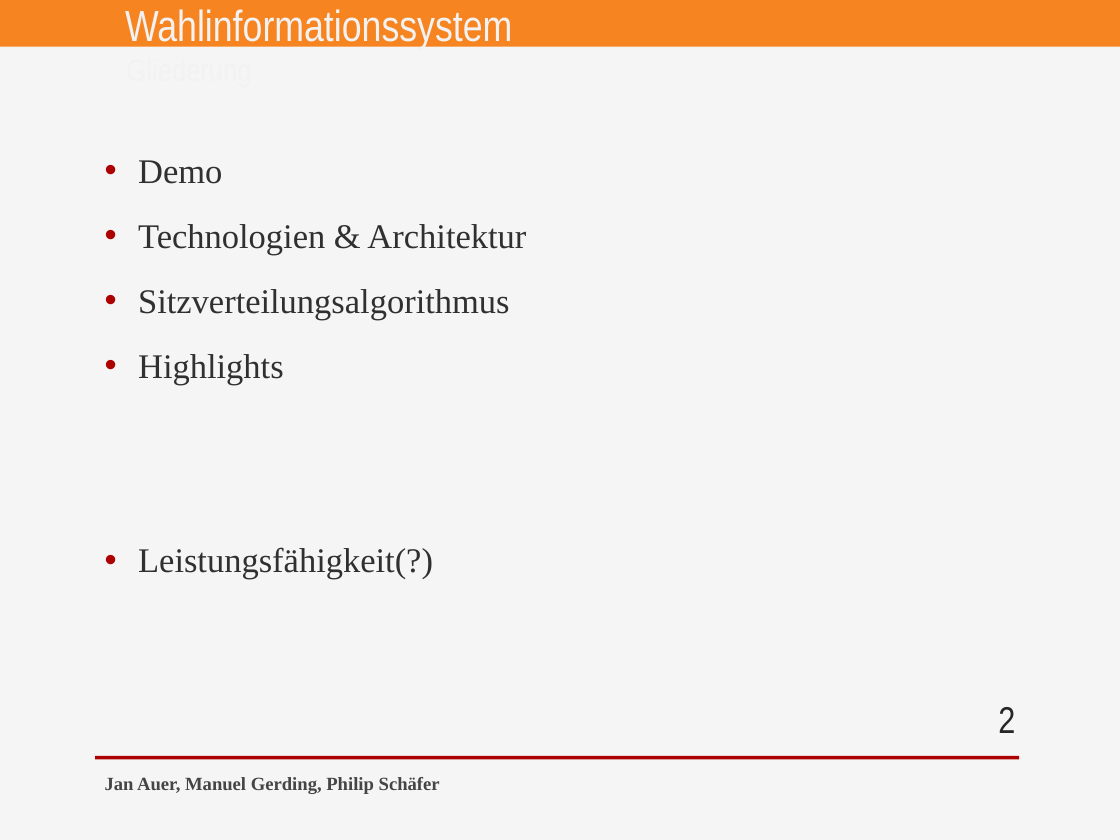
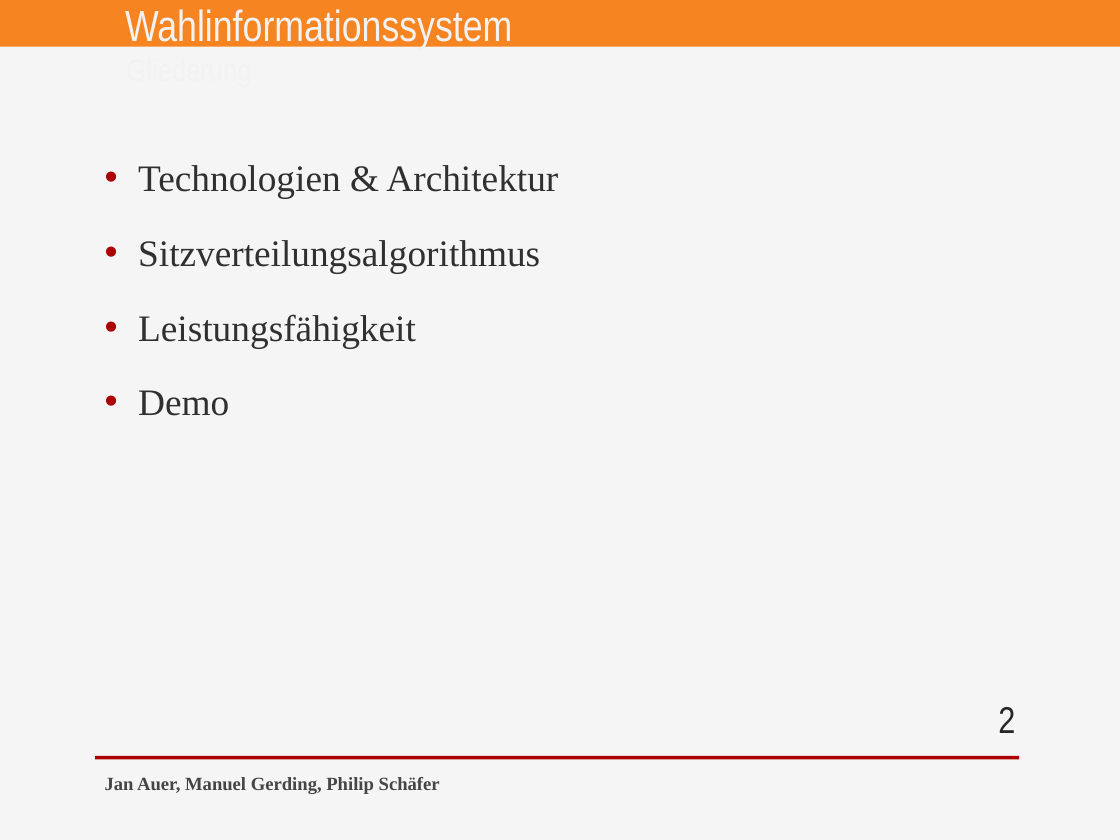
Before and after one commit to jan-auer/bundestag, a slide deck: slide 2 of docs/presentation.pptx. Drawn at 1120x840 pixels with LibreOffice and Linux fonts; fonts in the diff are those of the drawing; background and template pictures are left out. Boxes give left, top, right and bottom in pixels: in the first picture for what was removed or moved away, otherwise in the second. Text is boxed around its words. In the diff, an @@ line names an element or a change of style, - is before the commit and + after.

Commit message:
presentation

```diff
--- a/docs/presentation.pptx
+++ b/docs/presentation.pptx
@@ text at [138,160,222,184]: paragraph removed @@
-• Demo
@@ text at [138,165,558,273]: size 22.2 to 24 pt in "Technologien & Architektur", "Sitzverteilungsalgorithmus"; line spacing 1.4 to 1.5 @@
@@ text at [138,314,416,416]: text changed; size 22.2 to 24 pt @@
-• Highlights
-• Leistungsfähigkeit(?)
+• Leistungsfähigkeit
+• Demo
```
Also in this commit, not shown: 2 other slides changed, 1 slide added, 1 slide removed.
